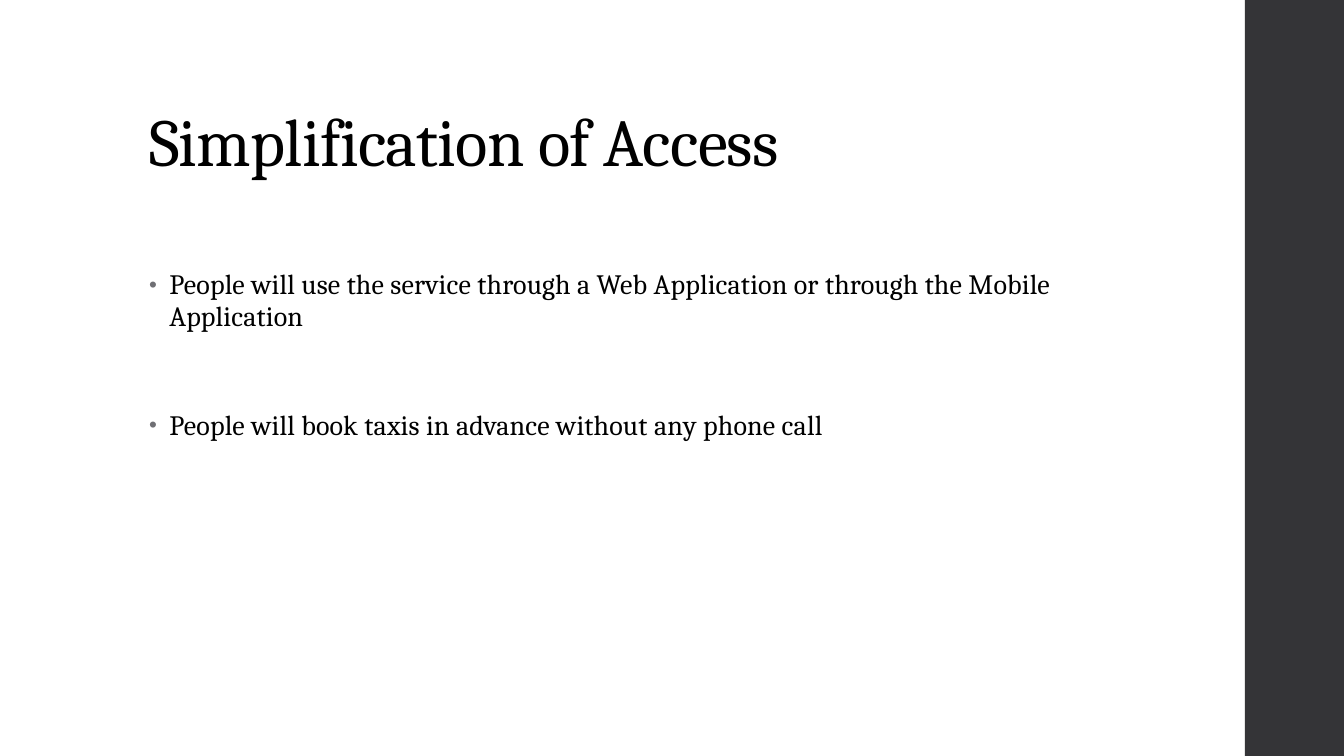
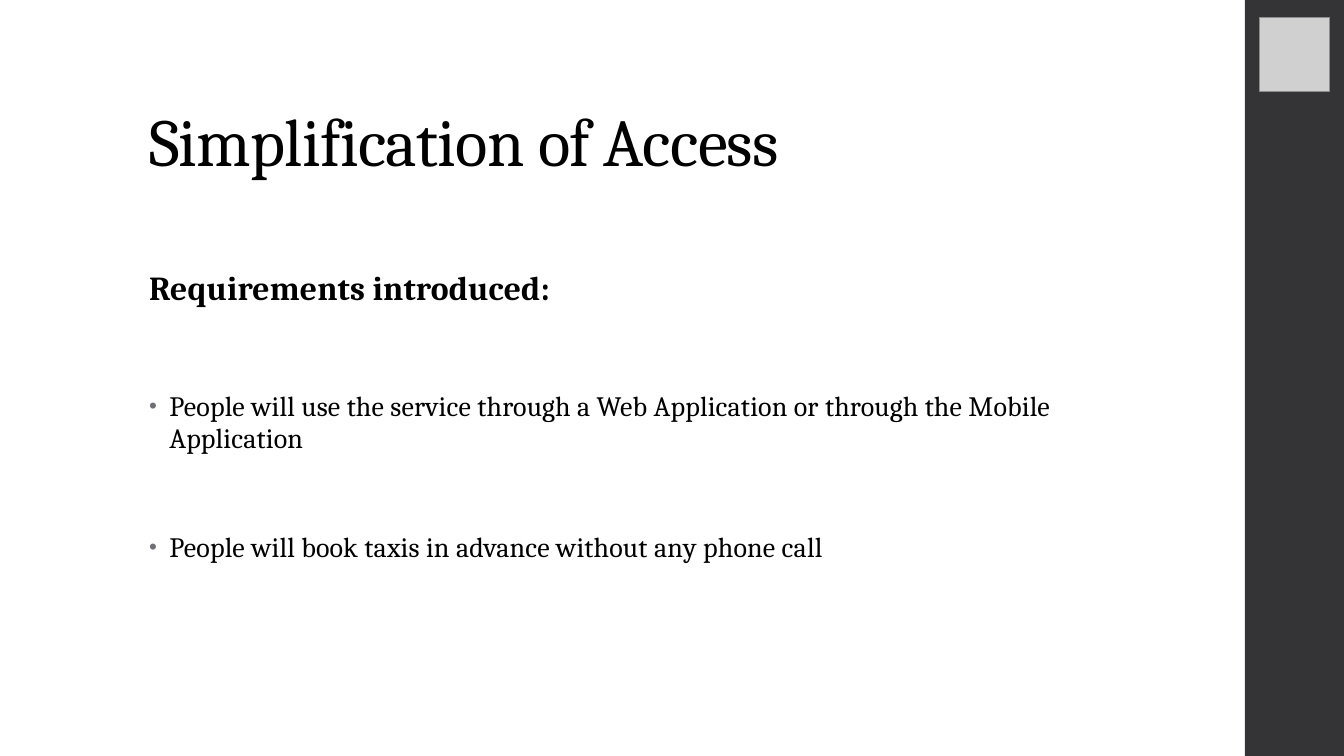
Before and after one commit to RiccardoDeTogni/BucciDeTogniTaxiService, a slide deck: slide 3 of Slides.pptx. Drawn at 1344x756 pixels with LibreOffice and Linux fonts; fonts in the diff are those of the drawing; grey boxes stand for pictures. Boxes give left, top, right and bottom in pixels: in the first picture for what was removed or moved away, otherwise in the second. Text is boxed around its words. In the diff, an @@ line names an element or a change of style, - is before the commit and + after.

```diff
--- a/Slides.pptx
+++ b/Slides.pptx
@@ picture added at (1260, 17, 1330, 92) @@
@@ text at (149, 276, 550, 307): paragraph added @@
+Requirements introduced:
```
Also in this commit, not shown: 9 other slides changed, 10 slides added, 2 slides removed, 1 other file.
